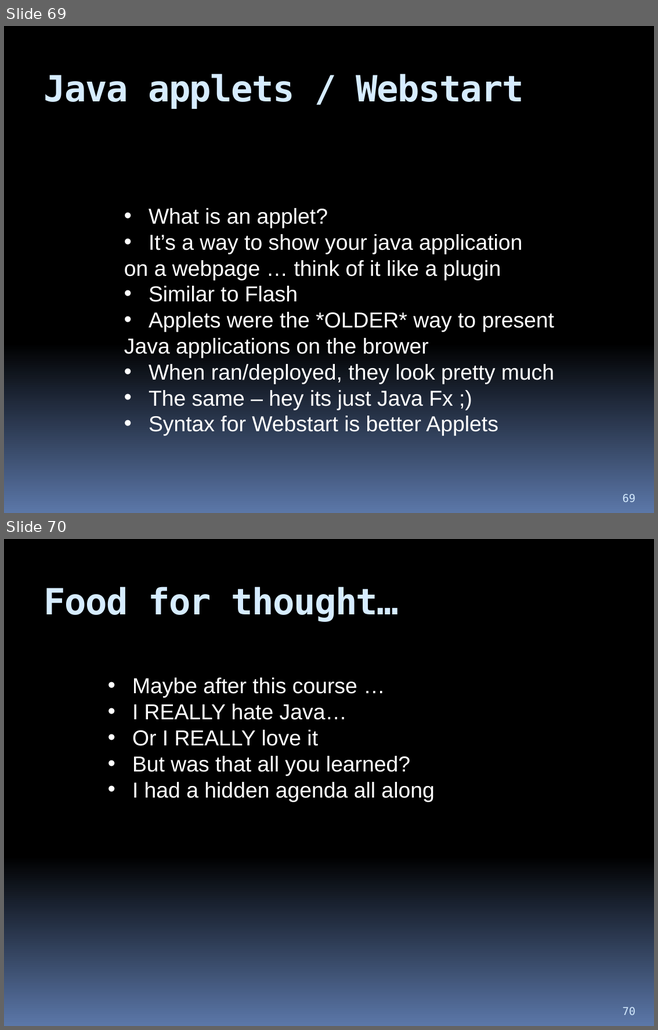
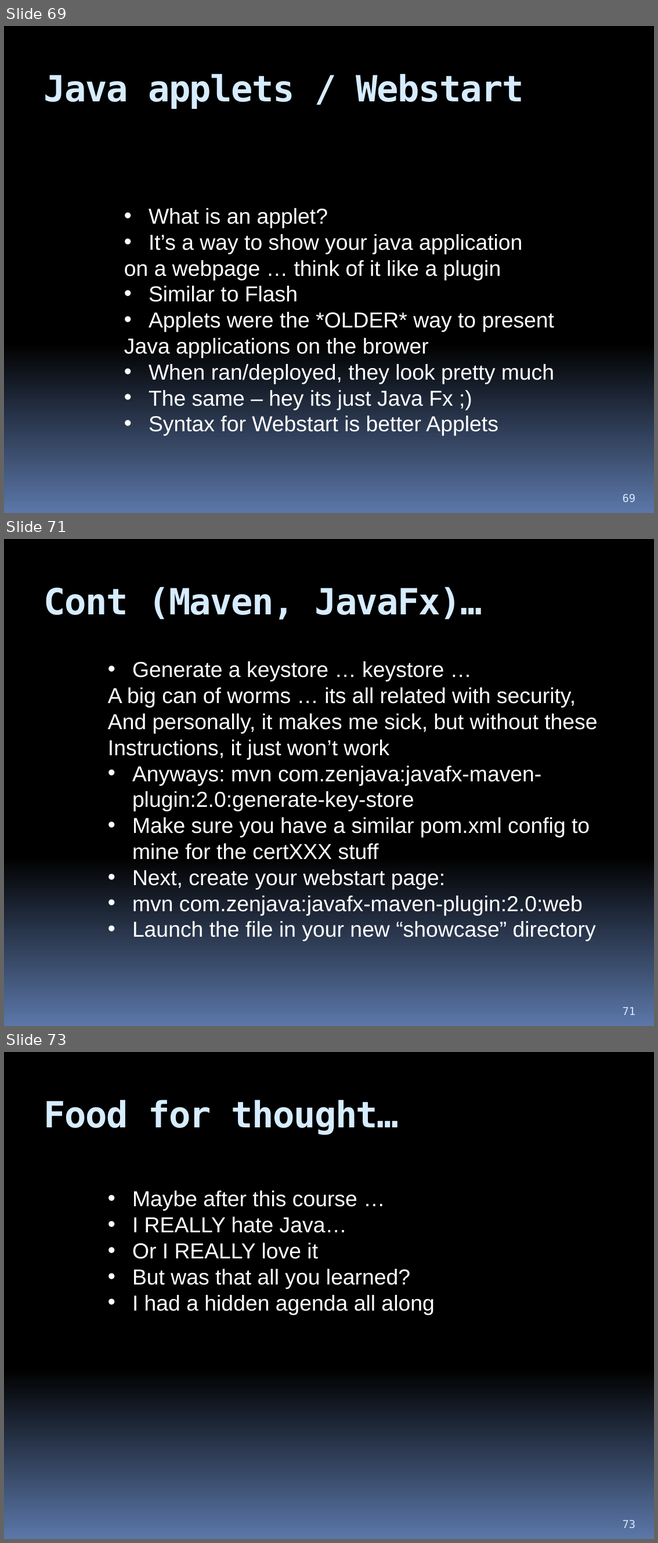
Before and after one commit to hchan/comp2613, a slide deck: coursePresentation.pptx. Shown one above the other, each under a label of ours: slides 69 and 70 before the commit, slides 69, 71 and 73 after it; the slides between them are not shown. The pictures are 658x1030 and 658x1543 pixels, drawn with LibreOffice and Linux fonts; fonts in the diff are those of the drawing. Boxes give left, top, right and bottom in pixels: in the first picture for what was removed or moved away, otherwise in the second. Text is boxed around its words. In the diff, an @@ line names an element or a change of style, - is before the commit and + after.

```diff
--- a/coursePresentation.pptx
+++ b/coursePresentation.pptx
@@ slide 71 added at (x1=4, y1=539, x2=654, y2=1026), background gradient #000000 to #5B77A8 @@
@@ title added at (x1=44, y1=587, x2=482, y2=620), 40 pt, text #D6ECFF, bold @@
+Cont (Maven, JavaFx)…
@@ text added at (x1=108, y1=661, x2=597, y2=942), 24 pt, text #FFFFFF @@
+• Generate a keystore … keystore …
+A big can of worms … its all related with security,
+And personally, it makes me sick, but without these
+Instructions, it just won’t work
+• Anyways: mvn com.zenjava:javafx-maven-plugin:2.0:generate-key-store
+• Make sure you have a similar pom.xml config to mine for the certXXX stuff
+• Next, create your webstart page:
+• mvn com.zenjava:javafx-maven-plugin:2.0:web
+• Launch the file in your new “showcase” directory
@@ page number added at (x1=622, y1=1007, x2=635, y2=1015), 12 pt, text #D6ECFF @@
+71
@@ what was slide 70 is now slide 73 @@
@@ page number at (x1=622, y1=1520, x2=635, y2=1528): text changed @@
-70
+73
```
Also in this commit, not shown: 2 other slides added, 18 other files.
